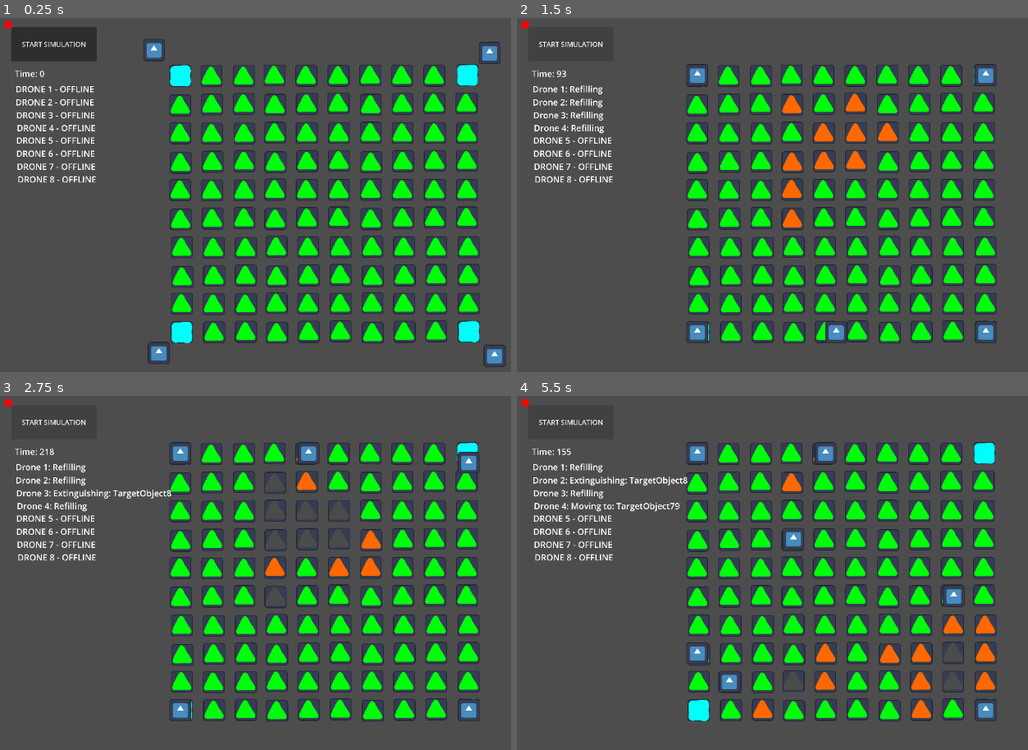
Above: before the commit, frames 1-4 (two rows, left to right).
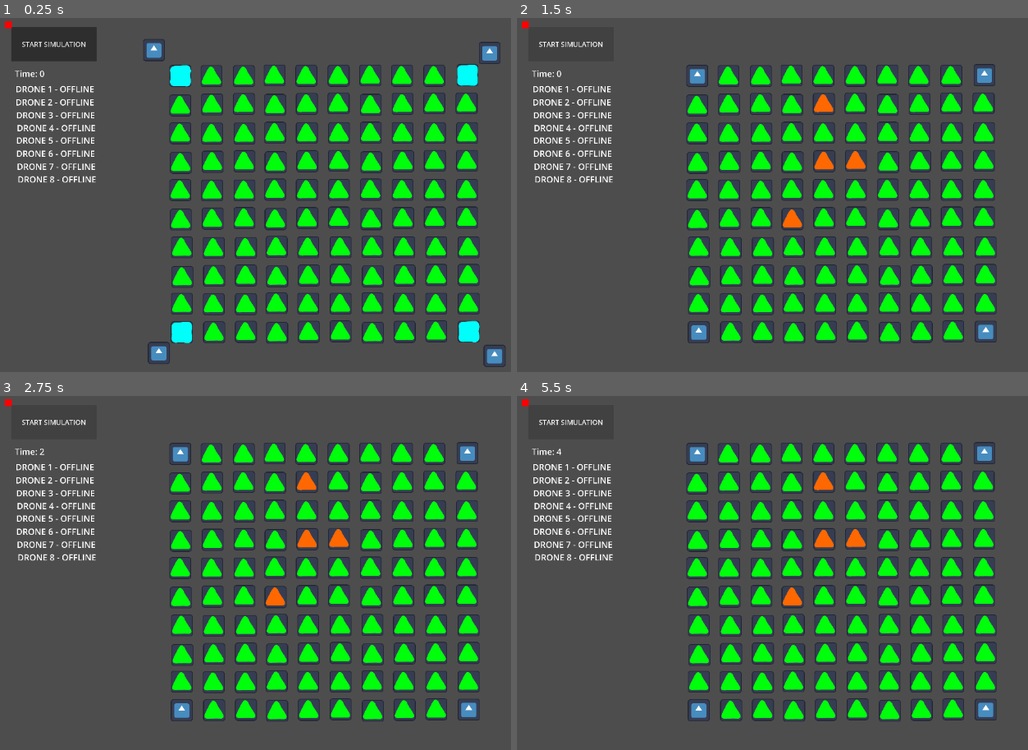
Above: after the commit, the same moments.

Repository: nabgit/Drone-Swarm-Using-GOAP-GA
Game: Godot game, scene res://Levels/main.tscn
Two runs of this game, one before a commit and one after it. Both use one fixed random seed, a clock stepped at 60 frames per second and the inputs below. The engine's default icon, where the game draws it, is replaced by a stand-in: a white triangle on a blue panel in a dark square.
Inputs:
- Up to frame 1 (0.25 s): no input
- Up to frame 2 (1.5 s): click "START SIMULATION" at 0.5 s; click "START SIMULATION" at 1.25 s
- Up to frame 3 (2.75 s): click "START SIMULATION" at 2 s
- Up to frame 4 (5.5 s): tap Enter at 4.25 s

The runs differ from the first frame. In frame 2, 2.2% of the frame differs, in the area x 4-94%, y 12-92%; in frame 3, 3.1%; in frame 4, 5.1%.

Commit message:
Added an elitism mechanism to help prevent backwards evolution

Diff:
--- a/Levels/main.tscn
+++ b/Levels/main.tscn
@@ -46,6 +46,26 @@
 z_index = 1
 position = Vector2(1004, 1707)
 npc_index = 8
+
+[node name="NPC9" parent="." unique_id=1769807863 groups=["drones"] instance=ExtResource("1_lwy2l")]
+z_index = 1
+position = Vector2(-992, -84)
+npc_index = 9
+
+[node name="NPC10" parent="." unique_id=469461128 groups=["drones"] instance=ExtResource("1_lwy2l")]
+z_index = 1
+position = Vector2(975, -67)
+npc_index = 10
+
+[node name="NPC11" parent="." unique_id=1873533547 groups=["drones"] instance=ExtResource("1_lwy2l")]
+z_index = 1
+position = Vector2(-963, 1690)
+npc_index = 11
+
+[node name="NPC12" parent="." unique_id=1512744146 groups=["drones"] instance=ExtResource("1_lwy2l")]
+z_index = 1
+position = Vector2(1004, 1707)
+npc_index = 12
 
 [node name="TargetObject2" parent="." unique_id=1897643849 groups=["forest"] instance=ExtResource("2_nj2yk")]
 position = Vector2(-654, 69)
--- a/game_manager.gd
+++ b/game_manager.gd
@@ -6,7 +6,7 @@
 const TICK_INTERVAL := 1.0  # 1 second per tick
 
 ## Set > 1 to fast-forward (e.g. 50 = 50x speed). Set to 0 for uncapped (run as fast as possible).
-const SIMULATION_SPEED := 100.0  # 1 = real-time, >1 = fast-forward, 0 = uncapped
+const SIMULATION_SPEED := 1.0  # 1 = real-time, >1 = fast-forward, 0 = uncapped
 
 var generation := 0
 var tick_count := 0
@@ -16,6 +16,9 @@
 
 var drones: Array = []
 var drone_home_stations: Array = []  # Nearest water station per drone
+
+var best_alive := -1
+var best_population := []
 
 @onready var timer_label = $"../CanvasLayer_UI/Control/Label-Timer"
 @onready var grid_manager = $"../GridManager"
@@ -59,6 +62,8 @@
 	if round_active:
 		return
 	generation = 0
+	best_alive = -1
+	best_population = []
 	print("=== Starting evolutionary run (%d generations, %d tick rounds) ===" % [NUM_GENERATIONS, ROUND_DURATION_TICKS])
 	_start_generation_zero()
 
@@ -179,14 +184,32 @@
 		tick_count, alive, grid_manager.total_forest, dead, burning, total_fires_ext])
 
 	GeneticAlgorithm.log_generation_stats(generation, population)
+	var accepted := false
+
+	# --- Elitism Backstop ---
+	if alive > best_alive:
+		if alive > 75: # Do not allow elitism to bias results too much. We don't want one "lucky round" to make a false positive
+			alive = 75
+		best_alive = alive
+		best_population = population.duplicate(true)
+		accepted = true
+		print("  Generation accepted (alive improved to %d)" % alive)
+	else:
+		print("  Generation rejected (alive %d <= best %d)" % [alive, best_alive])
+
 	generation += 1
 
 	if generation >= NUM_GENERATIONS:
 		print("=== Evolution complete after %d generations ===" % NUM_GENERATIONS)
 		return
 
-	# Evolve the next generation and start the next round after a brief pause.
-	var next_weights = GeneticAlgorithm.evolve_from_population(population, drones.size())
+	var next_weights
+
+	if accepted:
+		next_weights = GeneticAlgorithm.evolve_from_population(population, drones.size())
+	else:
+		next_weights = GeneticAlgorithm.evolve_from_population(best_population, drones.size())
+
 	await get_tree().create_timer(0.05).timeout
 	_begin_round(next_weights)
 
--- a/genetic_algorithm.gd
+++ b/genetic_algorithm.gd
@@ -16,7 +16,7 @@
 static func evolve(
 	parent_a: Dictionary,
 	parent_b: Dictionary,
-	count: int = 8,
+	count: int = 12,
 	mutation_rate: float = DEFAULT_MUTATION_RATE,
 	mutation_magnitude: float = DEFAULT_MUTATION_MAGNITUDE
 ) -> Array[Dictionary]:
